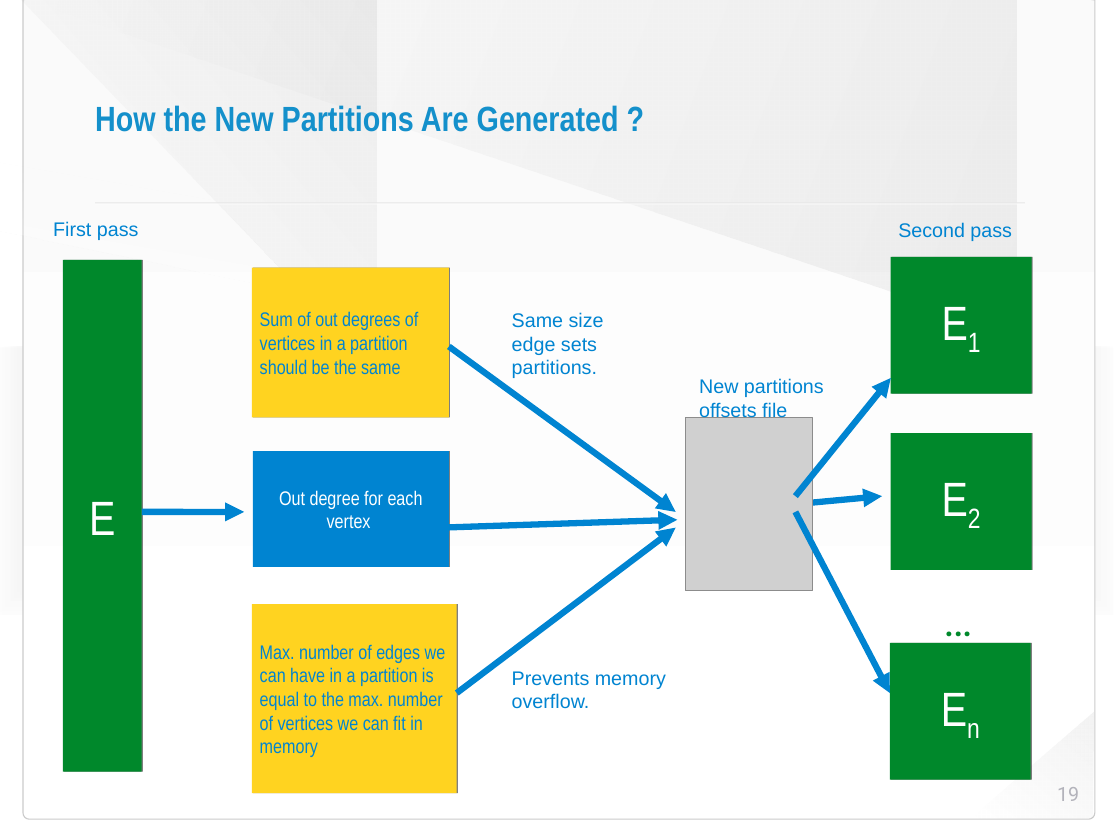
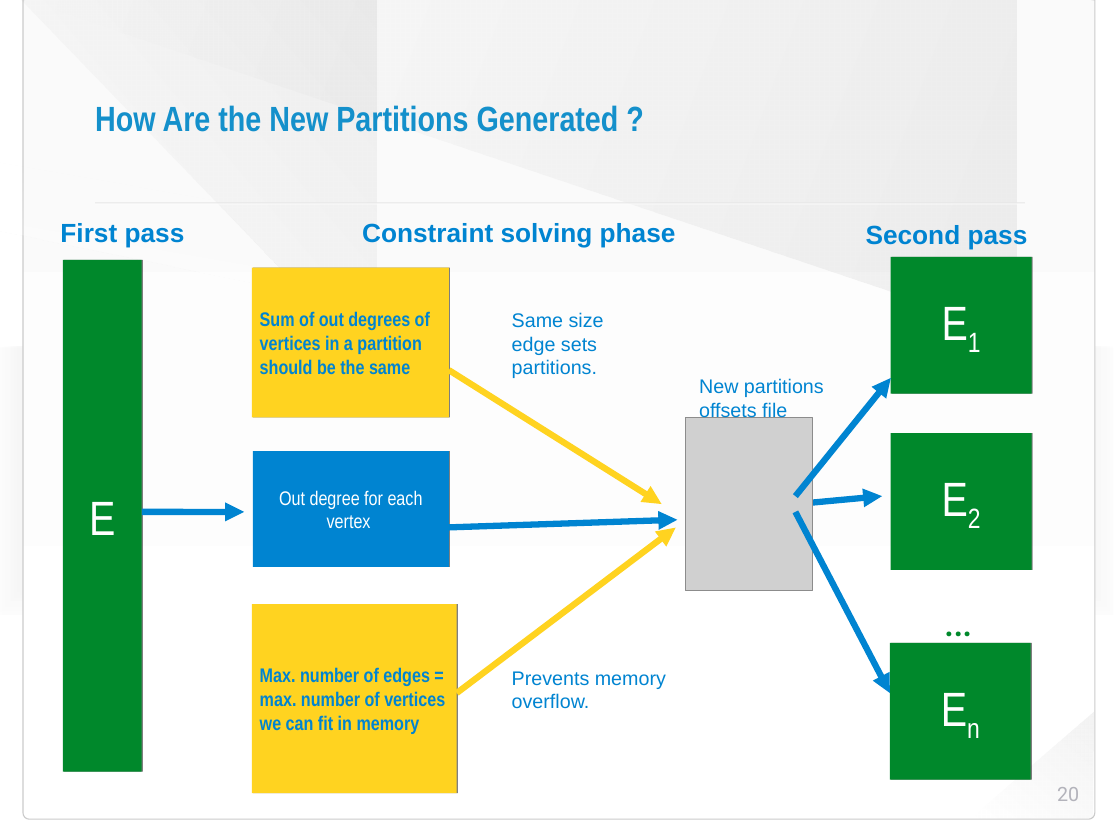
Before and after one commit to HaprianVlad/chaos, a slide deck: slide 20 of presentation.odp (slide 19 before the commit). Drawn at 1120x840 pixels with LibreOffice and Linux fonts; fonts in the diff are those of the drawing; grey boxes stand for pictures; background and template pictures are left out. Boxes give left, top, right and bottom in pixels: in the first picture for what was removed or moved away, otherwise in the second. Text is boxed around its words. In the diff, an @@ line names an element or a change of style, - is before the commit and + after.

```diff
--- a/presentation.odp
+++ b/presentation.odp
@@ title at bbox=[95, 105, 619, 132]: text changed @@
-How the New Partitions Are Generated ?
+How Are the New Partitions Generated ?
@@ text "First pass" at bbox=[60, 223, 185, 248]: size 18 to 24 pt, bold on @@
@@ text added at bbox=[362, 223, 676, 248], 24 pt, text #0084D1, bold @@
+Constraint solving phase
@@ text "Second pass": place and size @@
-text "Second pass" at bbox=[898, 222, 1012, 241]
+text "Second pass" at bbox=[866, 225, 1028, 250]
@@ text "Second pass" at bbox=[866, 225, 1028, 250]: size 18 to 24 pt, bold on @@
@@ rectangle "Sum of out degrees of ..." at bbox=[252, 268, 449, 417]: bold on @@
@@ arrow moved from (449, 347) - (676, 512) to (449, 370) - (662, 504) @@
@@ arrow (449, 370) - (662, 504): stroke #0084D1 5.75 pt to #FFD320 5.75 pt @@
@@ arrow (457, 693) - (676, 528): stroke #0084D1 5.75 pt to #FFD320 5.75 pt @@
@@ text in rectangle at bbox=[260, 667, 445, 734]: text changed; bold on @@
-Max. number of edges we can have in a partition is equal to the max. number of vertices we can fit in memory
+Max. number of edges = max. number of vertices we can fit in memory
@@ page number at bbox=[1057, 787, 1079, 801]: text changed @@
-19
+20
```
Also in this commit, not shown: 31 other slides changed, 6 slides added, 1 slide removed, 4 other files.
